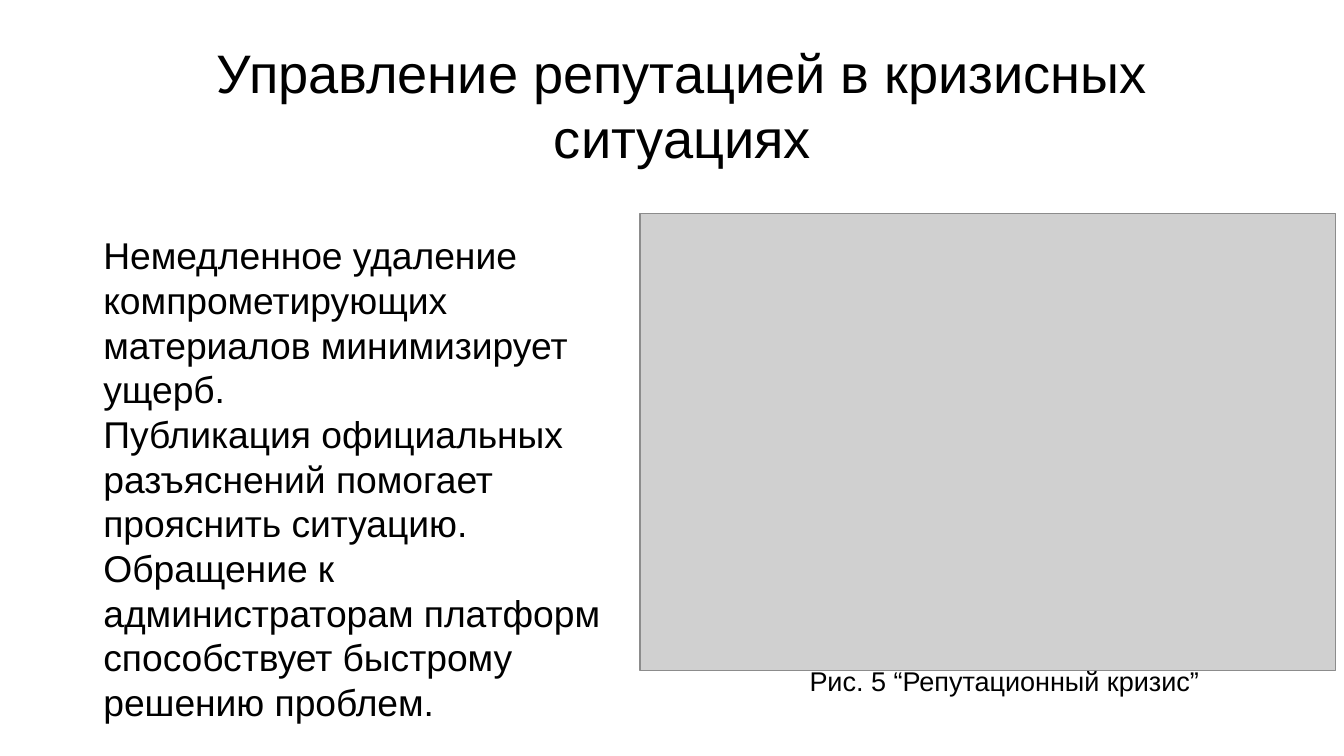
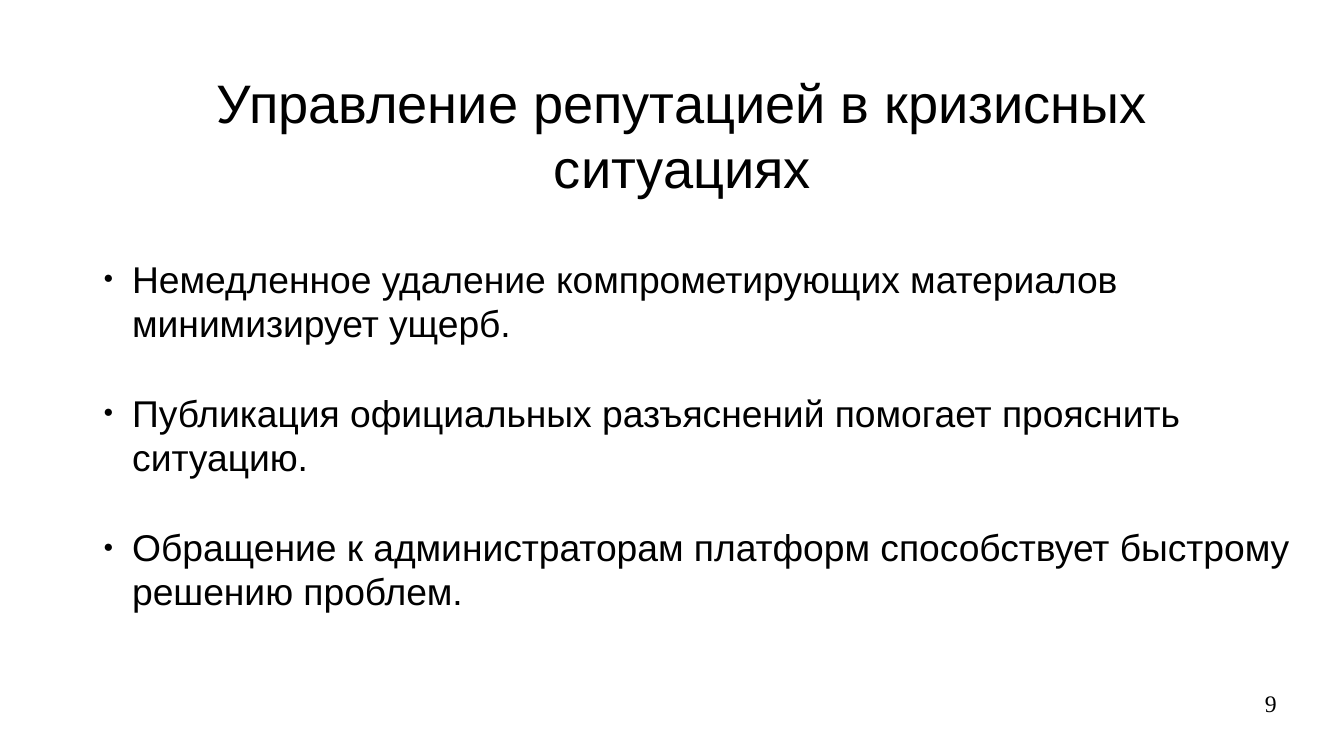
Before and after one commit to NietzschePoseidon/digital-fundamentals, a slide deck: slide 9 of documents/OCTpres1.odp (slide 10 before the commit). Drawn at 1344x756 pixels with LibreOffice and Linux fonts; fonts in the diff are those of the drawing; grey boxes stand for pictures. Boxes give left, top, right and bottom in pixels: in the first picture for what was removed or moved away, otherwise in the second. Text is boxed around its words. In the diff, an @@ line names an element or a change of style, - is before the commit and + after.

```diff
--- a/documents/OCTpres1.odp
+++ b/documents/OCTpres1.odp
@@ text "Управление репутацией в кризисных ситуациях" moved from (x1=217, y1=52, x2=1147, y2=167) to (x1=217, y1=82, x2=1147, y2=197) @@
@@ picture removed at (x1=640, y1=213, x2=1337, y2=671) @@
@@ text "Немедленное удаление компрометирующих материалов минимизируе ..." moved from (x1=103, y1=243, x2=600, y2=679) to (x1=132, y1=267, x2=1290, y2=613) @@
@@ text "Немедленное удаление компрометирующих материалов минимизируе ..." at (x1=132, y1=267, x2=1290, y2=613): bullet none to ● @@
@@ text removed at (x1=810, y1=670, x2=1199, y2=696) @@
-Рис. 5 “Репутационный кризис”
@@ page number added at (x1=1265, y1=696, x2=1277, y2=713), 14 pt, text #000000 @@
+9
```
Also in this commit, not shown: 9 other slides changed, 1 slide added, 2 slides removed.
